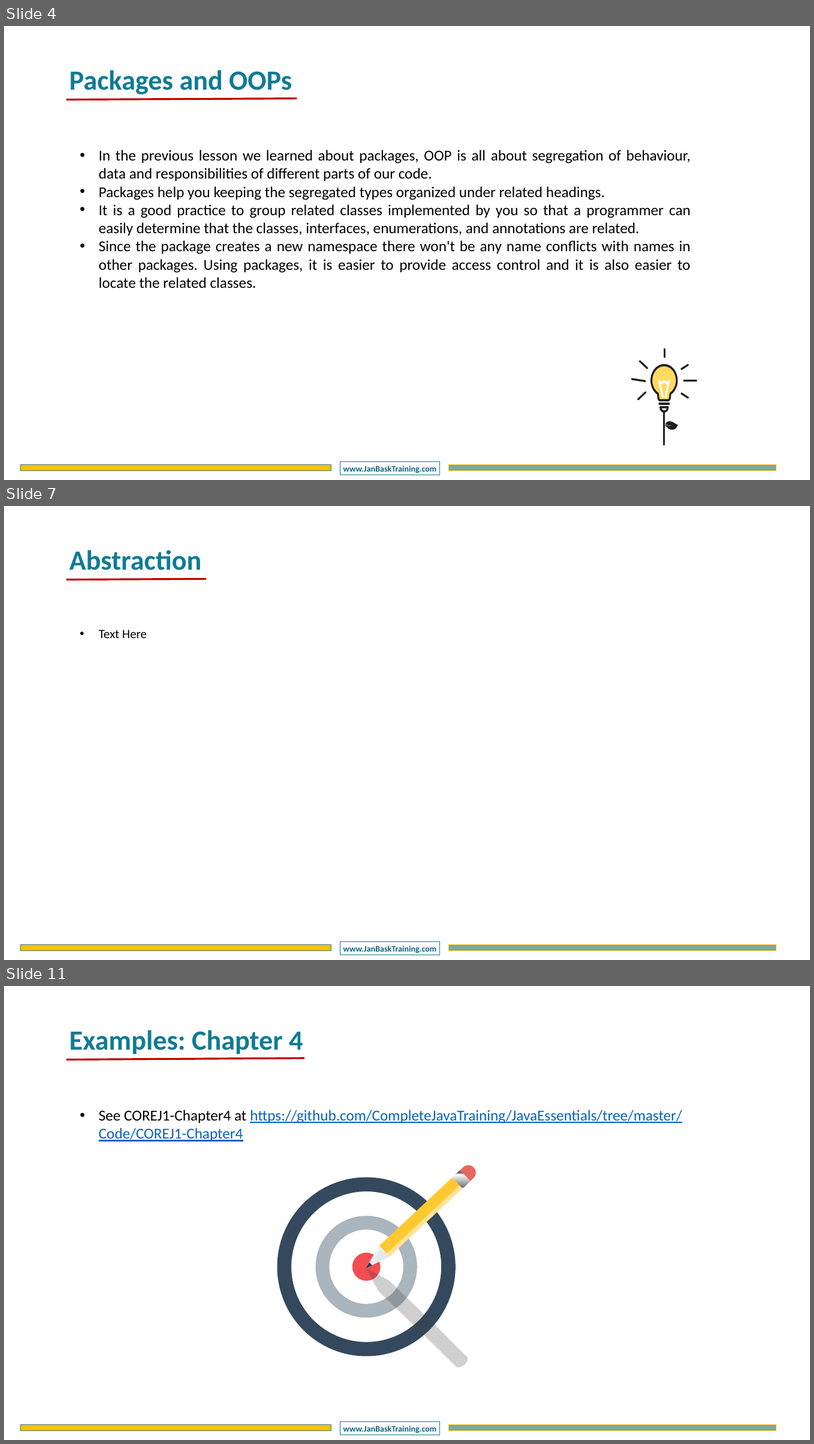
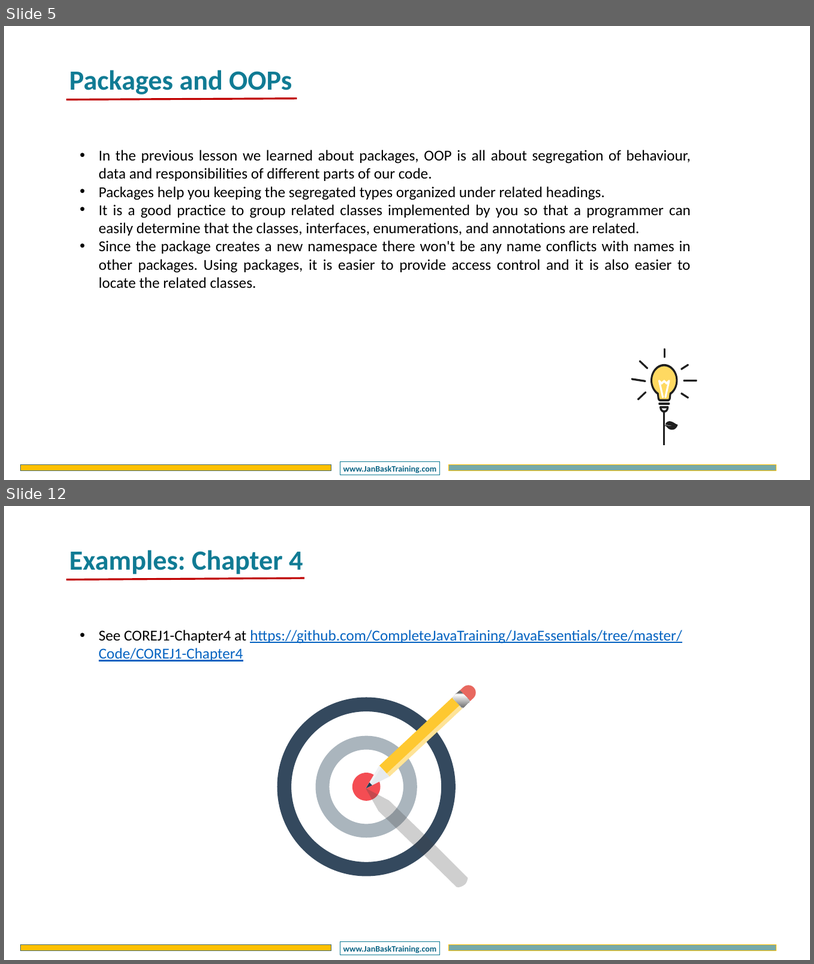
Before and after one commit to CompleteJavaTraining/JavaEssentials, a slide deck: slides/COREJ1/COREJ1 - Chapter4.pptx. Shown one above the other, each under a label of ours: slides 4, 7 and 11 before the commit, slides 5 and 12 after it; the slides between them are not shown. The pictures are 814x1444 and 814x964 pixels, drawn with LibreOffice and Linux fonts; fonts in the diff are those of the drawing; background and template pictures are left out. Boxes give left, top, right and bottom in pixels: in the first picture for what was removed or moved away, otherwise in the second. Text is boxed around its words. In the diff, an @@ line names an element or a change of style, - is before the commit and + after.

```diff
--- a/slides/COREJ1/COREJ1 - Chapter4.pptx
+++ b/slides/COREJ1/COREJ1 - Chapter4.pptx
@@ slide 7 removed at [4,506,810,960], background #FFFFFF; not listed: 3 template elements that a slide beside it also shows @@
@@ text removed at [69,550,202,570] @@
-Abstraction
@@ line removed from (66, 579) to (206, 579) @@
@@ text removed at [99,630,147,638] @@
-• Text Here
@@ what was slide 4 is now slide 5 @@
@@ what was slide 11 is now slide 12 @@
```
Also in this commit, not shown: 2 slides changed, 5 slides added, 3 other slides removed, 2 other files.
